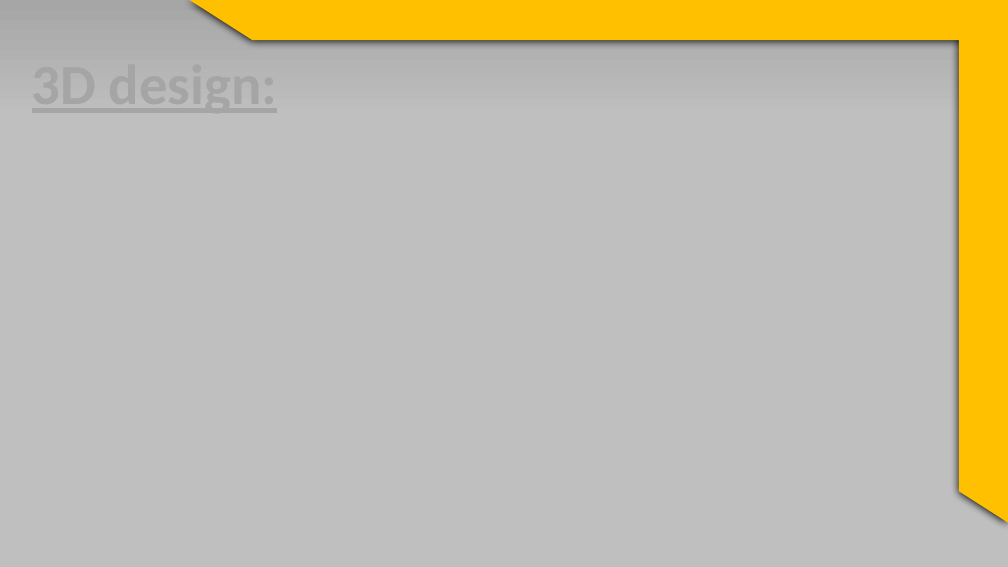
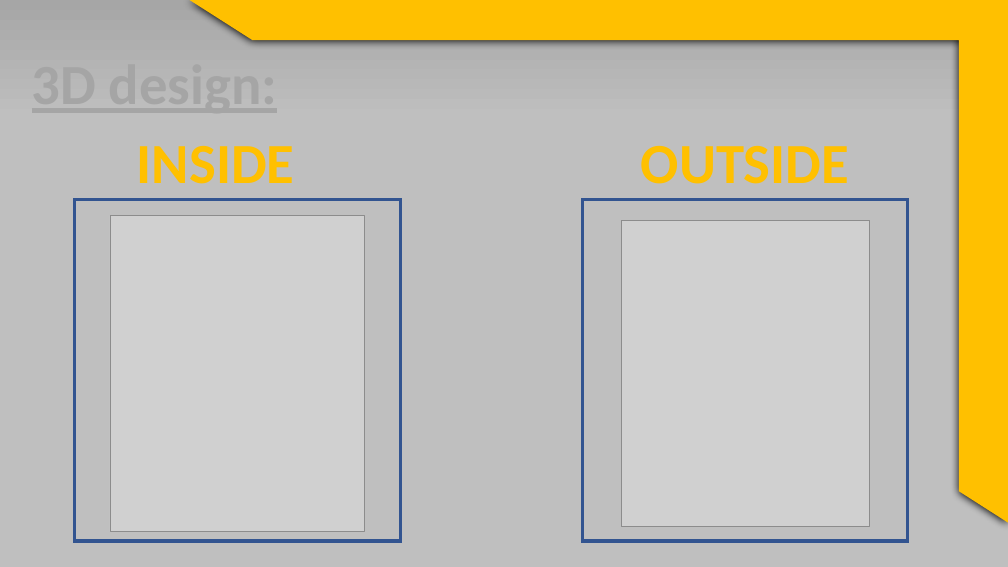
Before and after one commit to Gauss-club/Coffee-fountain-project, a slide deck: slide 5 of Presentation.pptx (slide 4 before the commit). Drawn at 1008x567 pixels with LibreOffice and Linux fonts; fonts in the diff are those of the drawing; grey boxes stand for pictures. Boxes give left, top, right and bottom in pixels: in the first picture for what was removed or moved away, otherwise in the second. Text is boxed around its words. In the diff, an @@ line names an element or a change of style, - is before the commit and + after.

```diff
--- a/Presentation.pptx
+++ b/Presentation.pptx
@@ text added at bbox=[137, 146, 295, 184], 54 pt, text #FFC000, bold @@
+INSIDE
@@ text added at bbox=[641, 146, 849, 184], 54 pt, text #FFC000, bold @@
+OUTSIDE
@@ rectangle added at bbox=[75, 200, 401, 541], outline #325491 3 pt @@
@@ rectangle added at bbox=[582, 200, 908, 541], outline #325491 3 pt @@
@@ picture added at bbox=[110, 216, 364, 532] @@
@@ picture added at bbox=[622, 221, 869, 526] @@
```
Also in this commit, not shown: 2 slides added, 2 slides removed, 4 other files.
